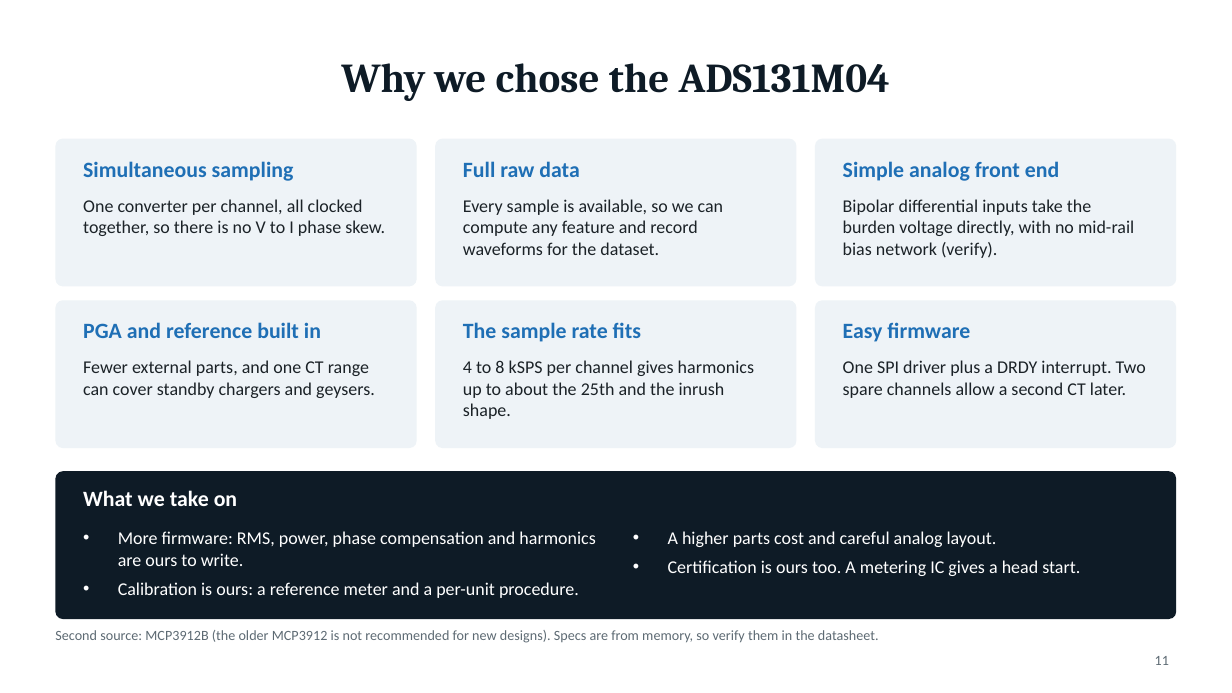
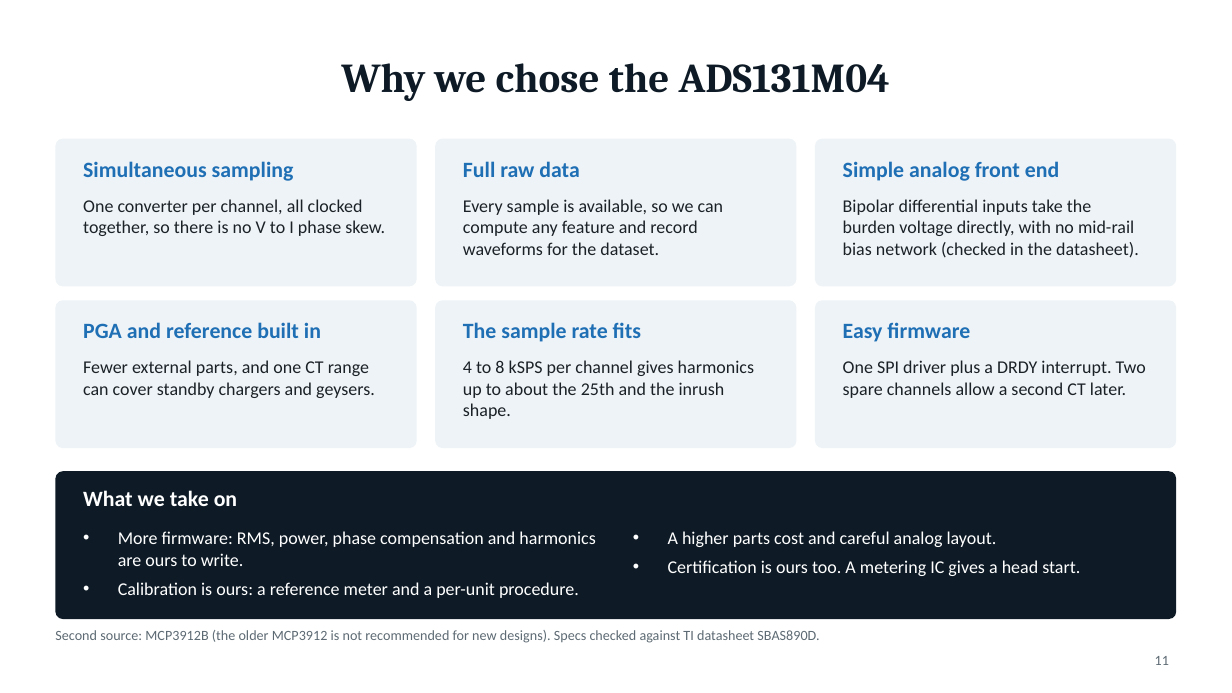
Before and after one commit to PowerWorksLab/PowerLenz, a slide deck: slide 11 of documentation/presentations/powerlenz-front-end.pptx. Drawn at 1232x693 pixels with LibreOffice and Linux fonts; fonts in the diff are those of the drawing. Boxes give left, top, right and bottom in pixels: in the first picture for what was removed or moved away, otherwise in the second. Text is boxed around its words. In the diff, an @@ line names an element or a change of style, - is before the commit and + after.

Commit message:
Update slide deck to version 2 and add datasheet, phase and price slides

```diff
--- a/documentation/presentations/powerlenz-front-end.pptx
+++ b/documentation/presentations/powerlenz-front-end.pptx
@@ text at [843,199,1139,258]: text changed @@
-Bipolar differential inputs take the burden voltage directly, with no mid-rail bias network (verify).
+Bipolar differential inputs take the burden voltage directly, with no mid-rail bias network (checked in the datasheet).
@@ text at [55,630,819,643]: text changed @@
-Second source: MCP3912B (the older MCP3912 is not recommended for new designs). Specs are from memory, so verify them in the datasheet.
+Second source: MCP3912B (the older MCP3912 is not recommended for new designs). Specs checked against TI datasheet SBAS890D.
```
Also in this commit, not shown: 9 other slides changed, 6 slides added, 2 slides removed, 16 other files.
